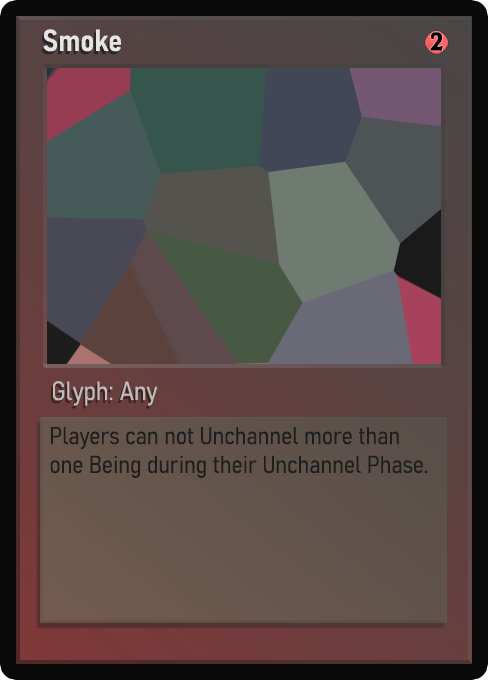
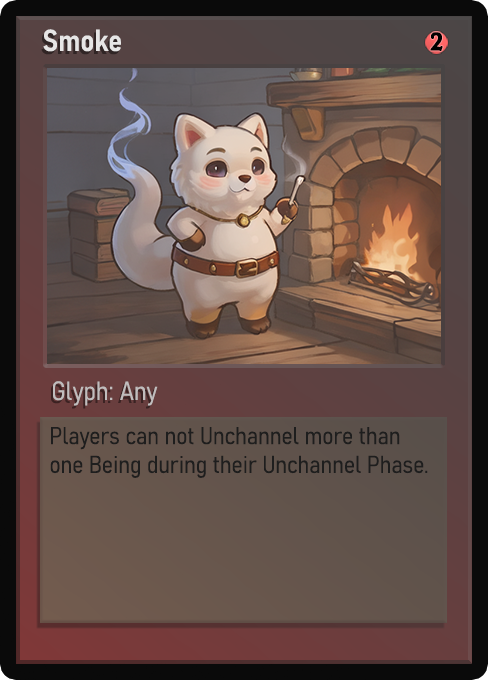
The second 488 x 680 image is a revision of the first. Changes to its layers:
painted on "Name" over [44, 29, 121, 51]
painted on "Class" over [53, 383, 152, 406]
painted on "Desc_norm" over [50, 427, 428, 478]
painted on "Artwork" over [47, 68, 441, 364]
